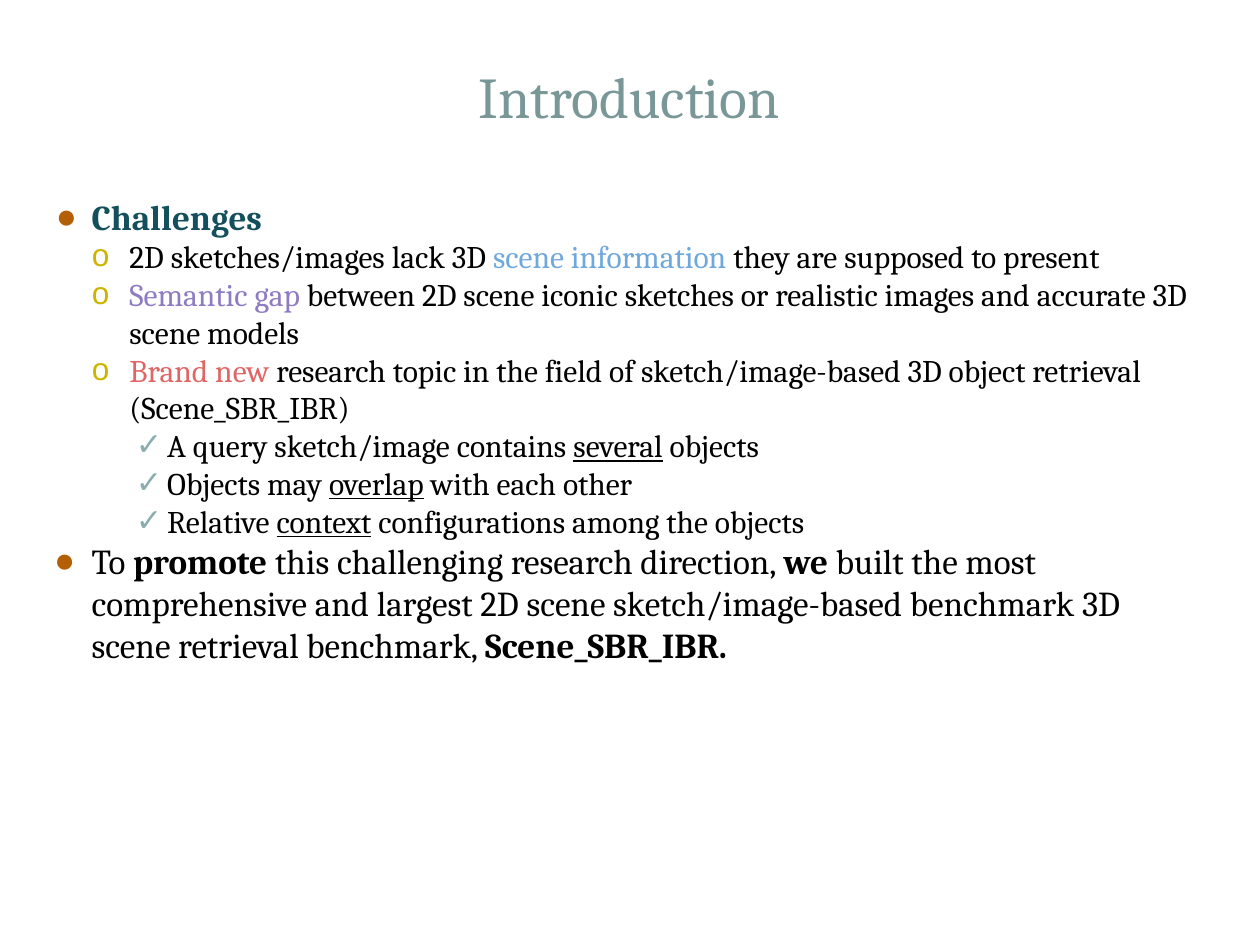
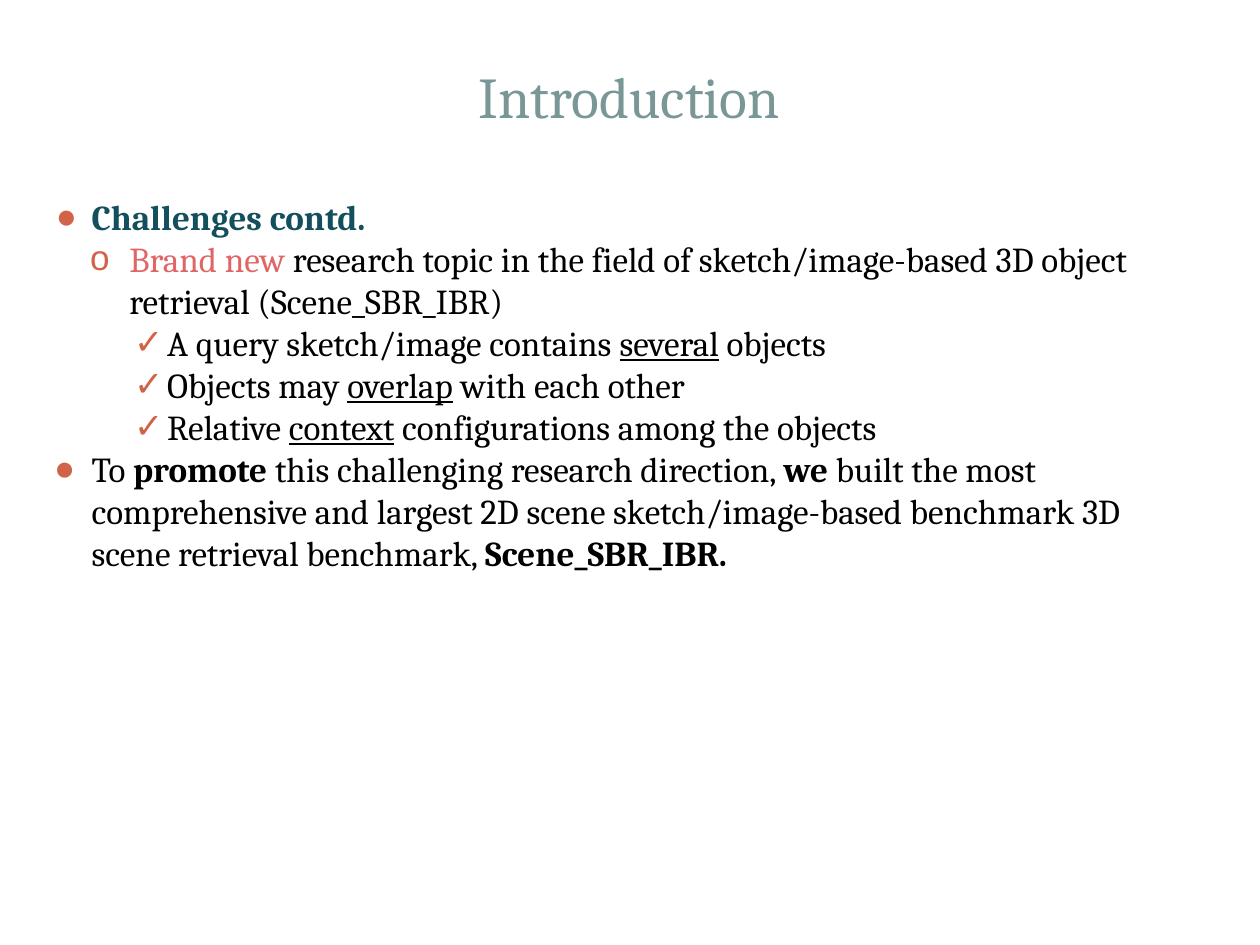
Before and after one commit to Hammania689/shrec_2019, a slide deck: slide 4 of mipr_slides/MIPR.pptx. Drawn at 1260x945 pixels with LibreOffice and Linux fonts; fonts in the diff are those of the drawing. Boxes give left, top, right and bottom in pixels: in the first picture for what was removed or moved away, otherwise in the second. Text is boxed around its words. In the diff, an @@ line names an element or a change of style, - is before the commit and + after.

```diff
--- a/mipr_slides/MIPR.pptx
+++ b/mipr_slides/MIPR.pptx
@@ text at [92, 205, 366, 238]: text changed; size 18 to 20 pt; text colour #000000 to #134F5C; bold on @@
-● Challenges
-  o 2D sketches/images lack 3D scene information they are supposed to present
-  o Semantic gap between 2D scene iconic sketches or realistic images and accurate 3D scene models
+● Challenges contd.
@@ text at [92, 247, 1127, 571]: size 18 to 20 pt in "Brand new research topic in the field ...", "A query sketch/image contains several objects", "Objects may overlap with each other", "Relative context configurations among the objects"; indent changed; bullet colour #CCB400 to #D16349; bullet colour #8CADAE to #D16349; bullet colour #B45F06 to #D16349 @@
```
Also in this commit, not shown: 16 other slides changed, 2 slides added, 4 slides removed, 2 other files.
